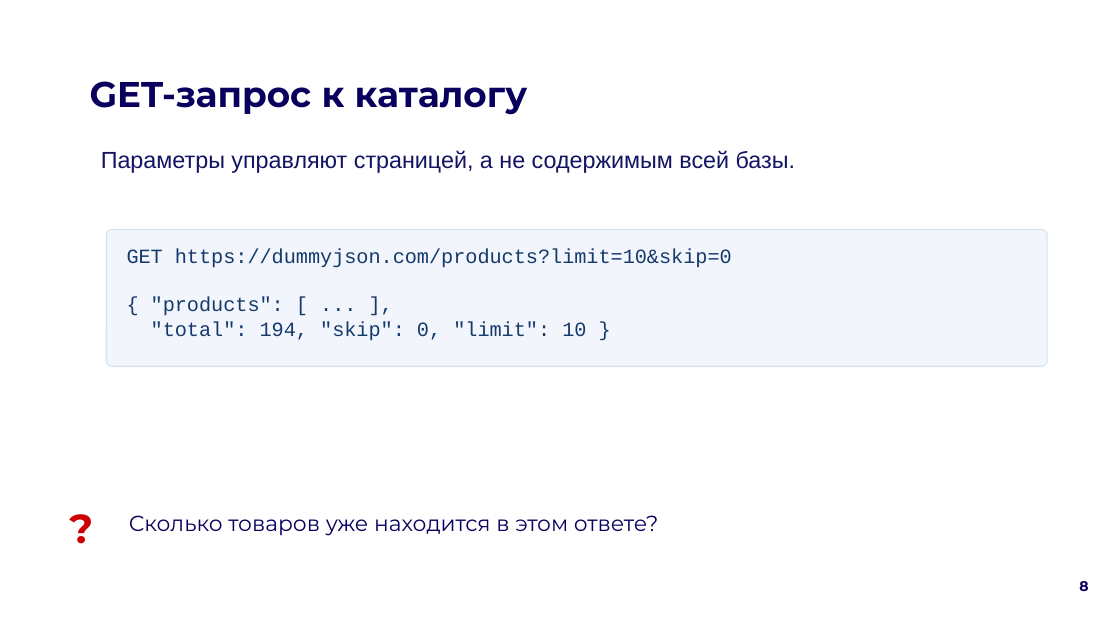
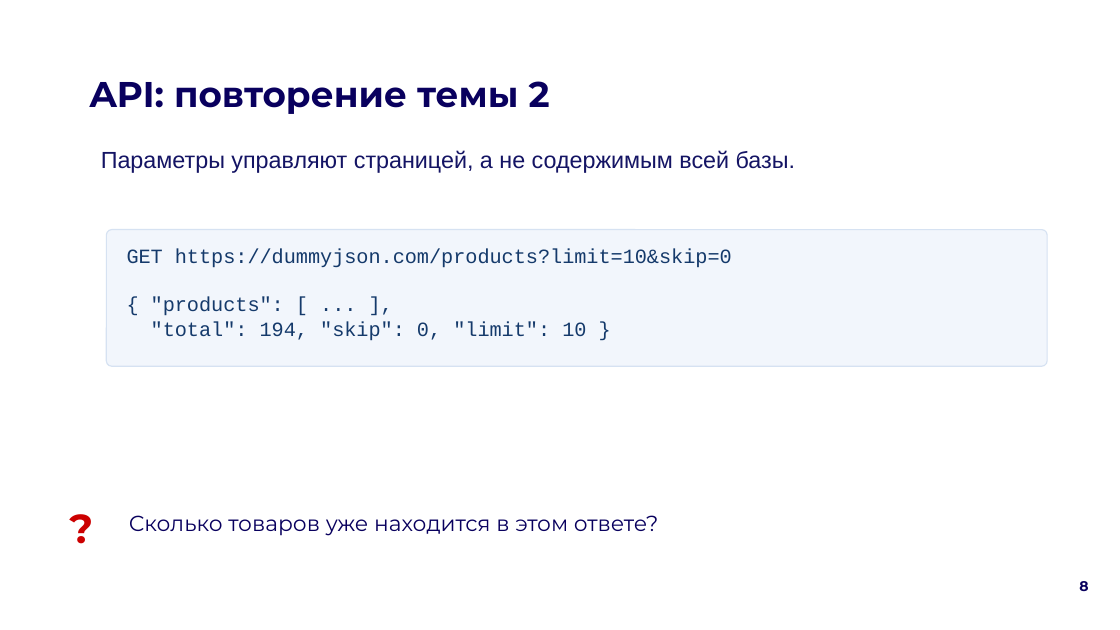
Before and after one commit to rustam-azimov/data-ai-sem2-tema09, a slide deck: slide 8 of 09_ПРЕЗЕНТАЦИИ/Тема_09.pptx. Drawn at 1120x630 pixels with LibreOffice and Linux fonts; fonts in the diff are those of the drawing; background and template pictures are left out. Boxes give left, top, right and bottom in pixels: in the first picture for what was removed or moved away, otherwise in the second. Text is boxed around its words. In the diff, an @@ line names an element or a change of style, - is before the commit and + after.

Commit message:
Облегчена лабораторная темы 9 и добавлены уровни практики

```diff
--- a/09_ПРЕЗЕНТАЦИИ/Тема_09.pptx
+++ b/09_ПРЕЗЕНТАЦИИ/Тема_09.pptx
@@ text at [90,81,550,114]: text changed @@
-GET-запрос к каталогу
+API: повторение темы 2
```
Also in this commit, not shown: 4 other slides changed, 14 other files.
